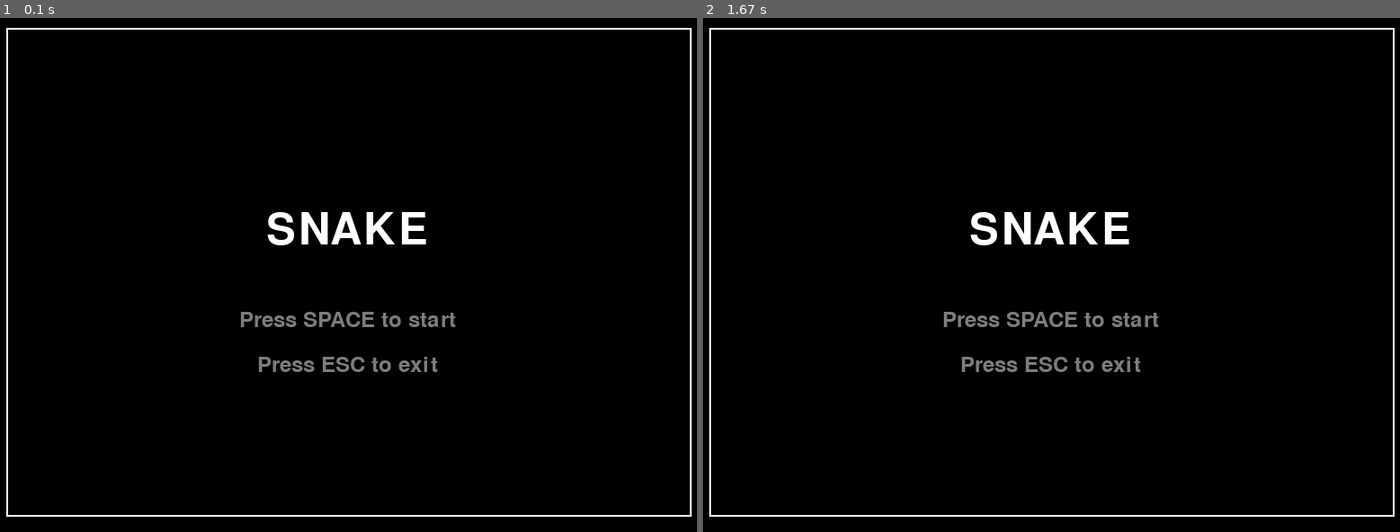
Above: before the commit, frames 1-2 (left to right).
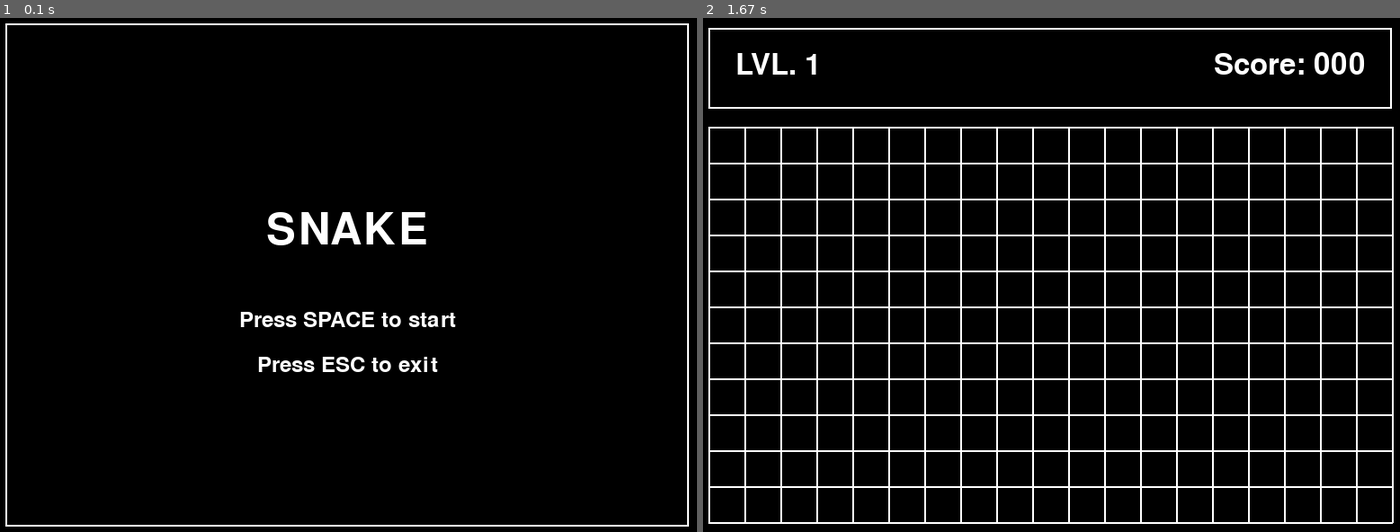
Above: after the commit, the same moments.

Repository: Moigh/Python_Tasks
Game: pygame game, started from SnakeGame/main.py
The game is run twice, just before and just after one commit, with the same random seed, the same clock (stepped at 60 frames per second) and the same inputs.
Inputs:
- Up to frame 1 (0.1 s): no input
- Up to frame 2 (1.67 s): tap Space at 0.33 s; tap Enter at 0.67 s

The runs differ from the first frame. In frame 1, 2.9% of the frame differs, in the area x 0-100%, y 1-99%; in frame 2, 11%.

Commit message:
lvl interface added

Diff:
--- a/SnakeGame/game/screens.py
+++ b/SnakeGame/game/screens.py
@@ -19,8 +19,8 @@
         for event in events:
             if event.type == pygame.KEYDOWN:
                 if event.key == pygame.K_SPACE:
-                    print("Начало игры!")  # Пока просто выводим в консоль
-                    return self  # Остаемся в меню
+                    # Переходим к игровому экрану
+                    return GameScreen(self.width, self.height)
                 elif event.key == pygame.K_ESCAPE:
                     return None  # Выход из игры
         return self
@@ -29,8 +29,8 @@
         # Черный фон
         screen.fill((0, 0, 0))
 
-        # Рамка поля (белый контур)
-        pygame.draw.rect(screen, (255, 255, 255), (21, 25, 762, 544), 2)  # Игровое поле
+        # Рамка на весь экран
+        pygame.draw.rect(screen, (255, 255, 255), (20, 20, 760, 560), 2)
 
         # Заголовок игры
         font = pygame.font.Font(None, 72)
@@ -40,10 +40,85 @@
 
         # Инструкция
         font = pygame.font.Font(None, 36)
-        start_text = font.render("Press SPACE to start", True, (125, 125, 125))
+        start_text = font.render("Press SPACE to start", True, (255, 255, 255))
         start_rect = start_text.get_rect(center=(self.width//2, self.height//2 + 50))
         screen.blit(start_text, start_rect)
 
-        exit_text = font.render("Press ESC to exit", True, (125, 125, 125))
+        exit_text = font.render("Press ESC to exit", True, (255, 255, 255))
         exit_rect = exit_text.get_rect(center=(self.width//2, self.height//2 + 100))
         screen.blit(exit_text, exit_rect)
+
+class GameScreen(GameState):
+    def __init__(self, width, height):
+        super().__init__(width, height)
+
+        # Константы для игрового поля
+        self.MARGIN = 20
+        self.TOP_PANEL_Y = 25
+        self.TOP_PANEL_HEIGHT = 90
+        self.GAME_FIELD_Y = self.TOP_PANEL_Y + self.TOP_PANEL_HEIGHT + self.MARGIN  # 25 + 90 + 20 = 135
+
+        self.PANEL_WIDTH = 760
+        self.CELL_SIZE = 40  # 760 / 19 = 40
+        self.CELLS_X, self.CELLS_Y = 19, 11
+        self.GAME_FIELD_HEIGHT = self.CELLS_Y * self.CELL_SIZE  # 11 * 40 = 440
+
+        self.level = 1
+        self.score = 0
+
+    def handle_events(self, events):
+        for event in events:
+            if event.type == pygame.KEYDOWN:
+                if event.key == pygame.K_ESCAPE:
+                    # Возвращаемся в меню
+                    return MenuScreen(self.width, self.height)
+        return self
+
+    def update(self):
+        # Пока ничего не обновляем
+        pass
+
+    def draw(self, screen):
+        # Черный фон
+        screen.fill((0, 0, 0))
+
+        # Рисуем сетку игрового поля
+        self._draw_grid(screen)
+
+        # Рисуем информацию в верхней панели
+        self._draw_ui(screen)
+
+    def _draw_grid(self, screen):
+        # Вертикальные линии
+        for x in range(self.CELLS_X + 1):
+            pygame.draw.line(
+                screen, (255, 255, 255),
+                (self.MARGIN + x * self.CELL_SIZE, self.GAME_FIELD_Y),
+                (self.MARGIN + x * self.CELL_SIZE, self.GAME_FIELD_Y + self.GAME_FIELD_HEIGHT),
+                2
+            )
+
+        # Горизонтальные линии
+        for y in range(self.CELLS_Y + 1):
+            pygame.draw.line(
+                screen, (255, 255, 255),
+                (self.MARGIN, self.GAME_FIELD_Y + y * self.CELL_SIZE),
+                (self.MARGIN + self.PANEL_WIDTH, self.GAME_FIELD_Y + y * self.CELL_SIZE),
+                2
+            )
+
+    def _draw_ui(self, screen):
+        """Рисует интерфейс в верхней панели"""
+        pygame.draw.rect(screen, (255, 255, 255), (self.MARGIN, self.TOP_PANEL_Y, self.PANEL_WIDTH, self.TOP_PANEL_HEIGHT), 2)  # Верхняя панель
+        font = pygame.font.Font(None, 48)
+
+        # Уровень слева
+        level_text = font.render(f"LVL. {self.level}", True, (255, 255, 255))
+        screen.blit(level_text, (50, 50))
+
+        # Счет справа (3 цифры)
+        score_text = font.render(f"Score: {self.score:03d}", True, (255, 255, 255))
+        score_rect = score_text.get_rect()
+        score_rect.right = 750
+        score_rect.top = 50
+        screen.blit(score_text, score_rect)
